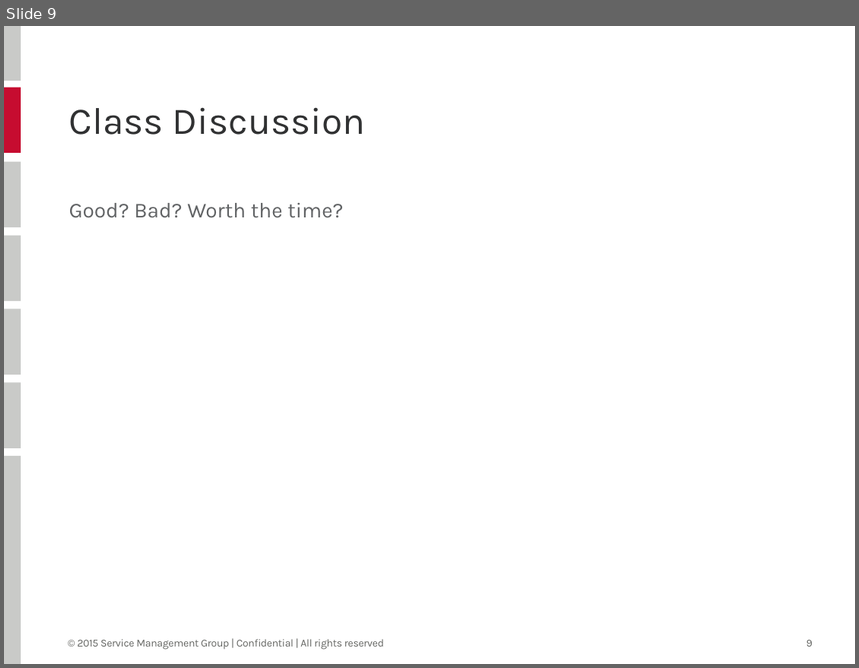
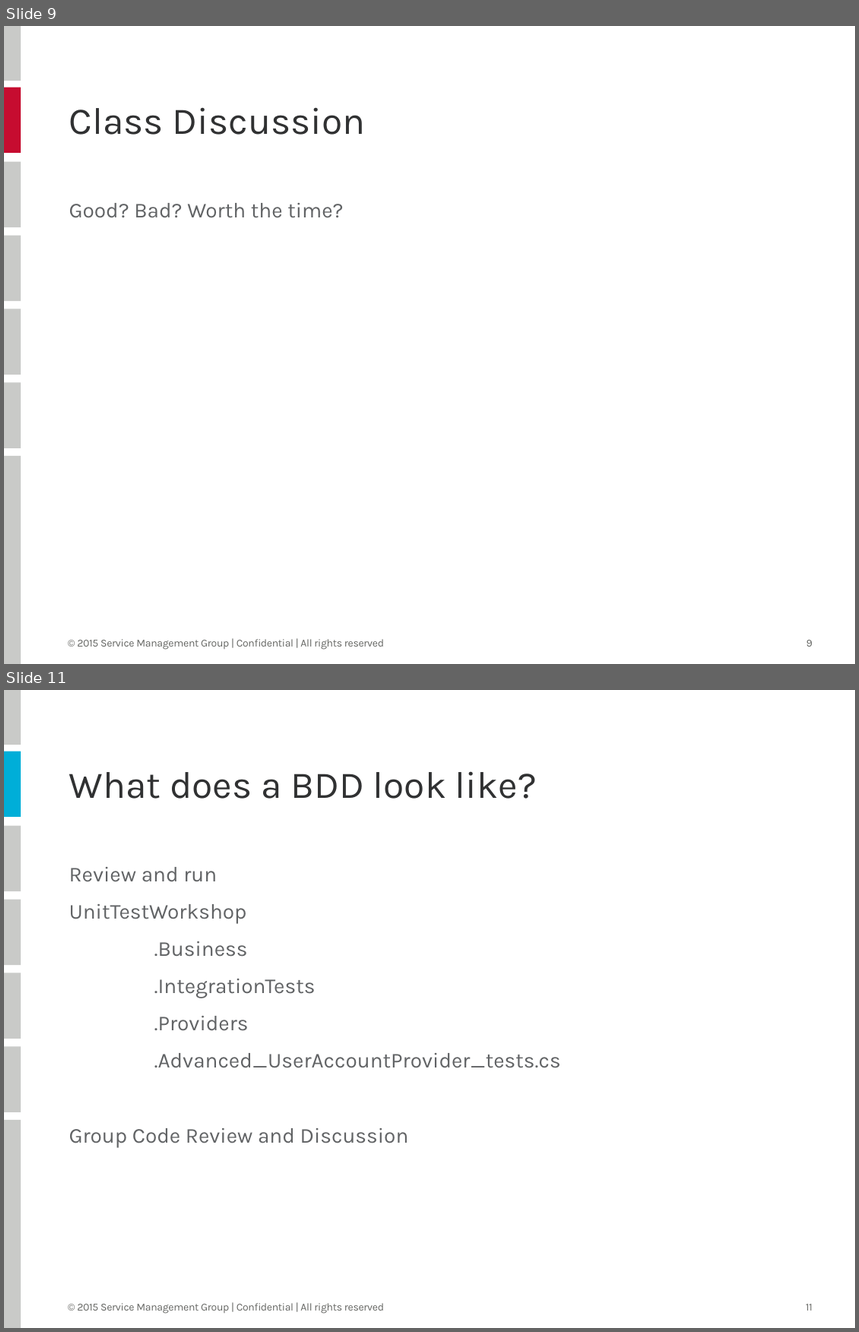
Before and after one commit to EGoodloe/IntegrationTestTraining, a slide deck: Integration Test Course Outline.pptx. Shown one above the other, each under a label of ours: slide 9 before the commit, slides 9 and 11 after it; the slides between them are not shown. The pictures are 859x668 and 859x1332 pixels, drawn with LibreOffice and Linux fonts; fonts in the diff are those of the drawing. Boxes give left, top, right and bottom in pixels: in the first picture for what was removed or moved away, otherwise in the second. Text is boxed around its words. In the diff, an @@ line names an element or a change of style, - is before the commit and + after.

```diff
--- a/Integration Test Course Outline.pptx
+++ b/Integration Test Course Outline.pptx
@@ slide 11 added at bbox=[4, 690, 855, 1328], background #FFFFFF; not listed: 8 template elements that a slide beside it also shows @@
@@ rectangle added at bbox=[4, 752, 21, 817], fill #00AED8 @@
@@ title added at bbox=[69, 771, 537, 799], 32 pt, text #303132 @@
+What does a BDD look like?
@@ text added at bbox=[69, 867, 561, 1148], 18 pt, text #616365 @@
+Review and run
+UnitTestWorkshop
+.Business
+.IntegrationTests
+.Providers
+.Advanced_UserAccountProvider_tests.cs
+Group Code Review and Discussion
```
Also in this commit, not shown: 2 other slides added, 3 other files.
